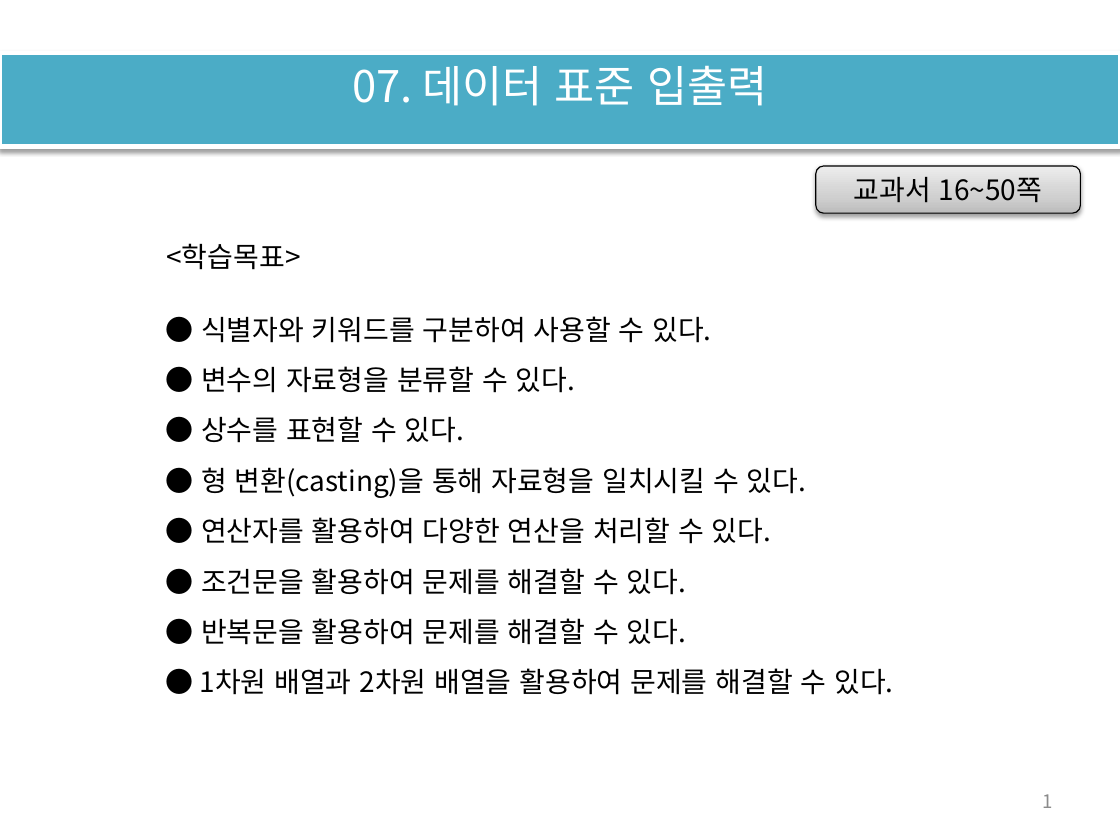
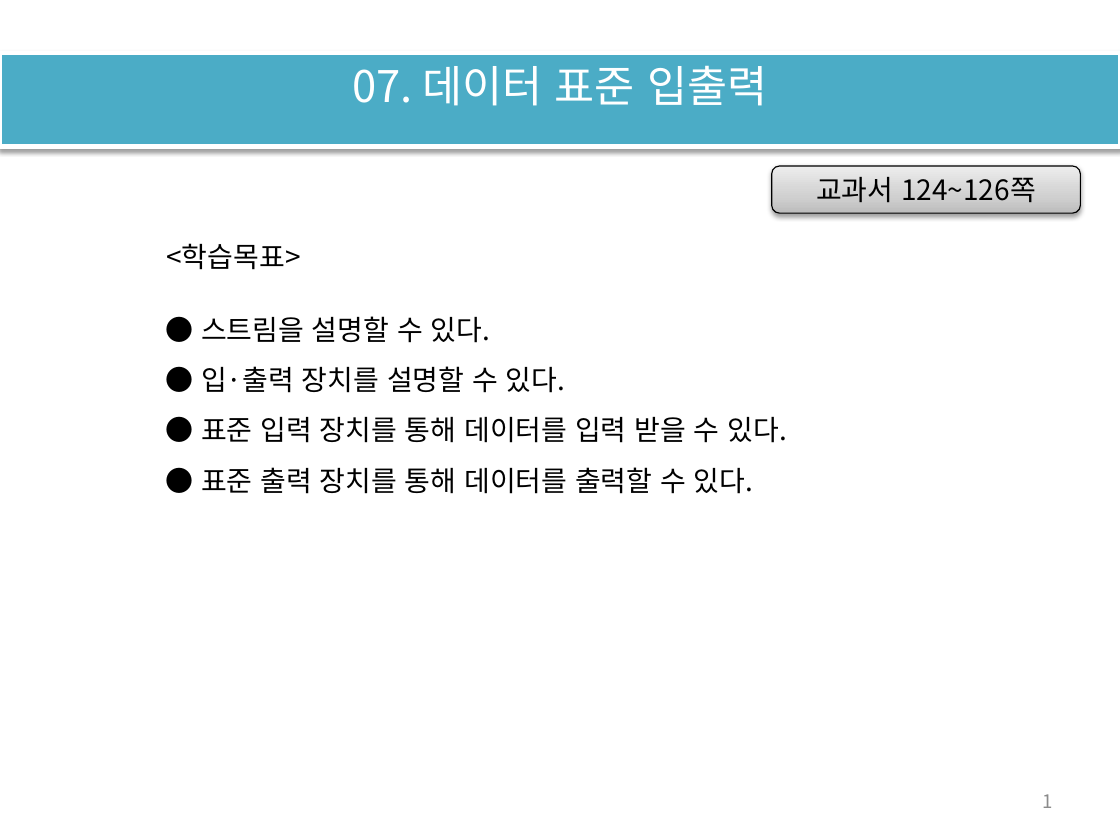
Before and after one commit to histime7/2018JavaClassroom, a slide deck: slide 1 of 수업자료/07_표준 입출력.pptx. Drawn at 1120x840 pixels with LibreOffice and Linux fonts; fonts in the diff are those of the drawing. Boxes give left, top, right and bottom in pixels: in the first picture for what was removed or moved away, otherwise in the second. Text is boxed around its words. In the diff, an @@ line names an element or a change of style, - is before the commit and + after.

```diff
--- a/수업자료/07_표준 입출력.pptx
+++ b/수업자료/07_표준 입출력.pptx
@@ rounded rectangle "교과서 124~126쪽": place and size @@
-rounded rectangle "교과서 124~126쪽" at <box>815,166,1080,213</box>
+rounded rectangle "교과서 124~126쪽" at <box>772,166,1081,213</box>
@@ text in rounded rectangle at <box>816,177,1036,203</box>: text changed @@
-교과서 16~50쪽
+교과서 124~126쪽
@@ text at <box>201,316,786,494</box>: text changed @@
-● 식별자와 키워드를 구분하여 사용할 수 있다.
-● 변수의 자료형을 분류할 수 있다.
-● 상수를 표현할 수 있다.
-● 형 변환(casting)을 통해 자료형을 일치시킬 수 있다.
-● 연산자를 활용하여 다양한 연산을 처리할 수 있다.
-● 조건문을 활용하여 문제를 해결할 수 있다.
-● 반복문을 활용하여 문제를 해결할 수 있다.
-● 1차원 배열과 2차원 배열을 활용하여 문제를 해결할 수 있다.
+● 스트림을 설명할 수 있다.
+● 입·출력 장치를 설명할 수 있다.
+● 표준 입력 장치를 통해 데이터를 입력 받을 수 있다.
+● 표준 출력 장치를 통해 데이터를 출력할 수 있다.
```
Also in this commit, not shown: 1 other slide changed, 11 slides added, 26 slides removed.
